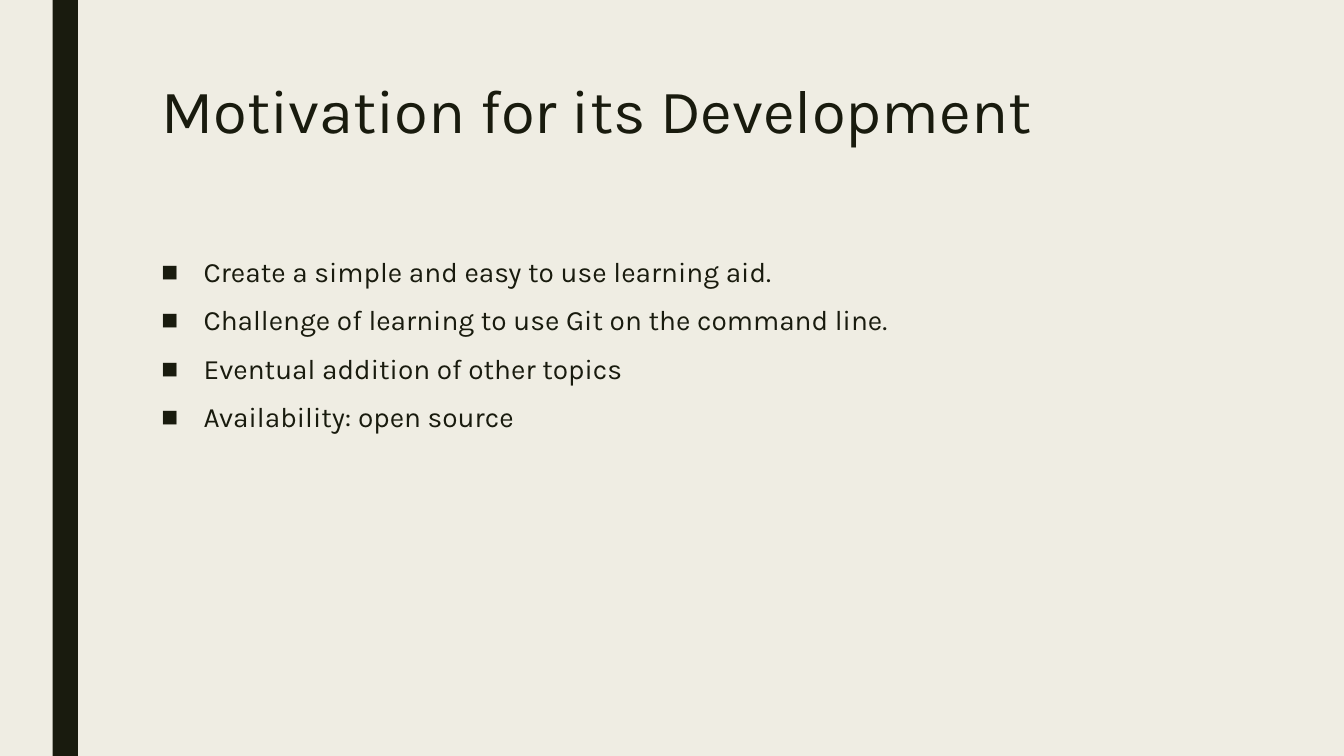
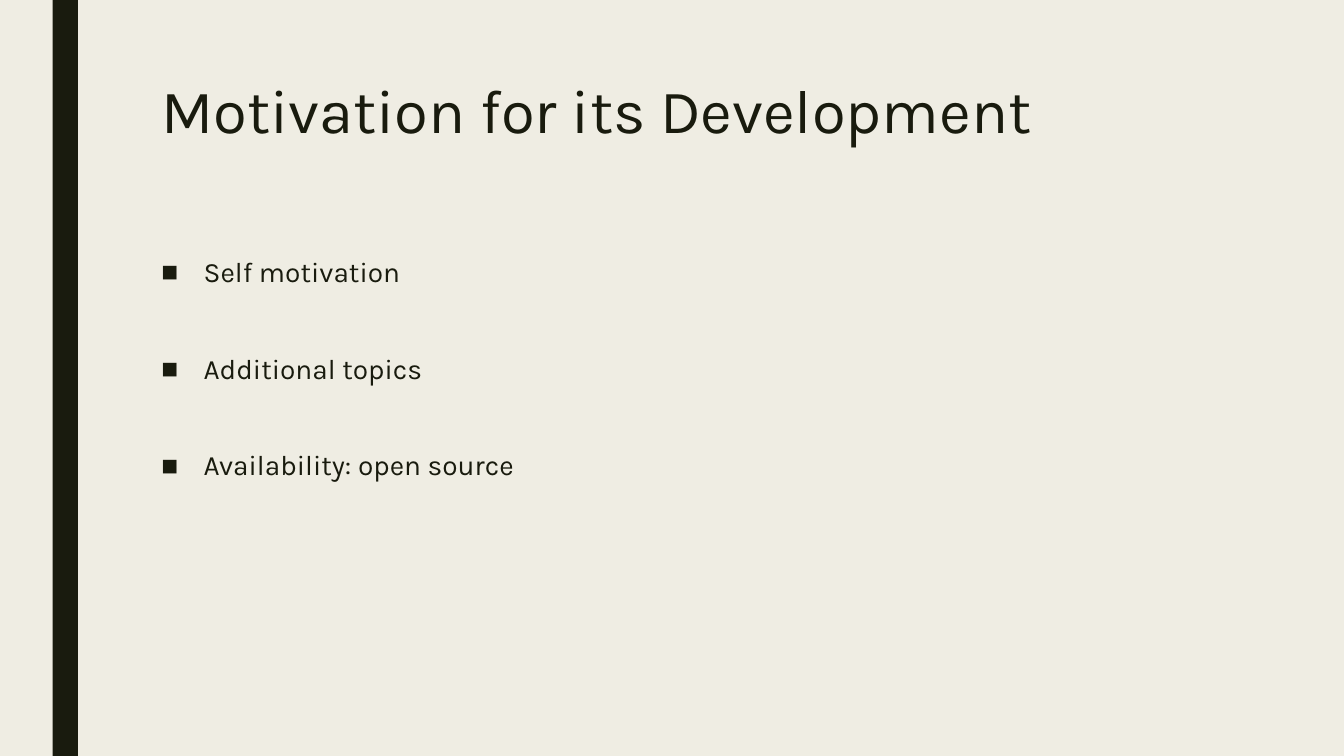
Before and after one commit to codeDeck-Learning-Tools/codeDeck, a slide deck: slide 4 of powerpoint/codeDeck2.pptx. Drawn at 1344x756 pixels with LibreOffice and Linux fonts; fonts in the diff are those of the drawing. Boxes give left, top, right and bottom in pixels: in the first picture for what was removed or moved away, otherwise in the second. Text is boxed around its words. In the diff, an @@ line names an element or a change of style, - is before the commit and + after.

Commit message:
Update to Powerpoint Presenation
Made it simpler to viewer

```diff
--- a/powerpoint/codeDeck2.pptx
+++ b/powerpoint/codeDeck2.pptx
@@ text at (x1=204, y1=262, x2=422, y2=386): text changed @@
-■ Create a simple and easy to use learning aid.
-■ Challenge of learning to use Git on the command line.
-■ Eventual addition of other topics
+■ Self motivation
+■ Additional topics
```
Also in this commit, not shown: 7 other slides changed, 1 slide added, 4 slides removed.
